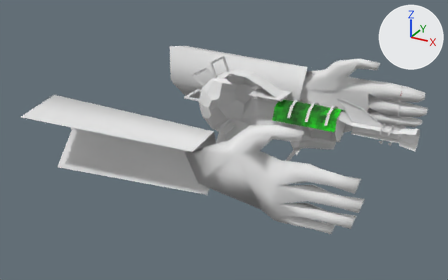
The Blender file source/models/weapons/ray/v_ray/mesh.blend as it was, and as the next commit left it.
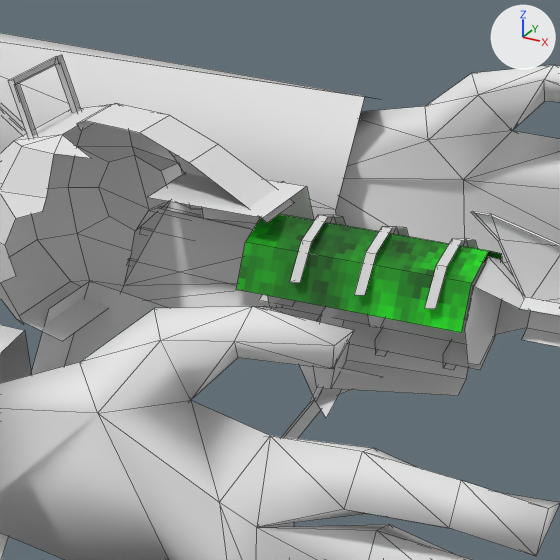
There are two pictures of each version: one whole from a 50 mm camera at (59.3, -75.7, 19.8) aimed at (26.0, -15.2, -10.4), one close up on the part from 46% to 81% of the width and 15% to 70% of the height. Lighting does not change. The marker at upper right points along +X, +Y and +Z. The last two pictures show the newer version. The close-ups show mesh edges as thin lines.

Names of what the first close-up shows: 'nzp_hands.ms3d.mo'.
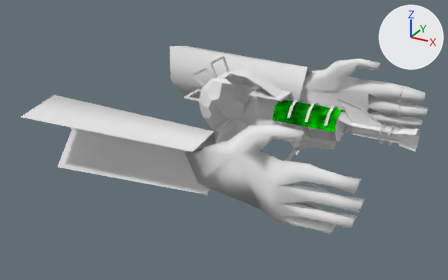
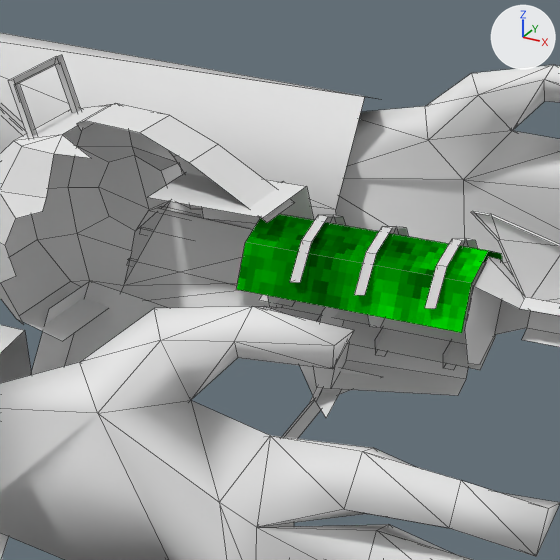
Changed parts and their boxes [x1, y1, x2, y2] in the close-ups (560 x 560 px):
'nzp_hands.ms3d.mo', surface changed (darker)
    both: [235, 213, 502, 335]

Edits to the bpy script that builds the scene:
```text
Change mat_material_001:
    add mat_material_001.specular_ior_level = 0.0
```
